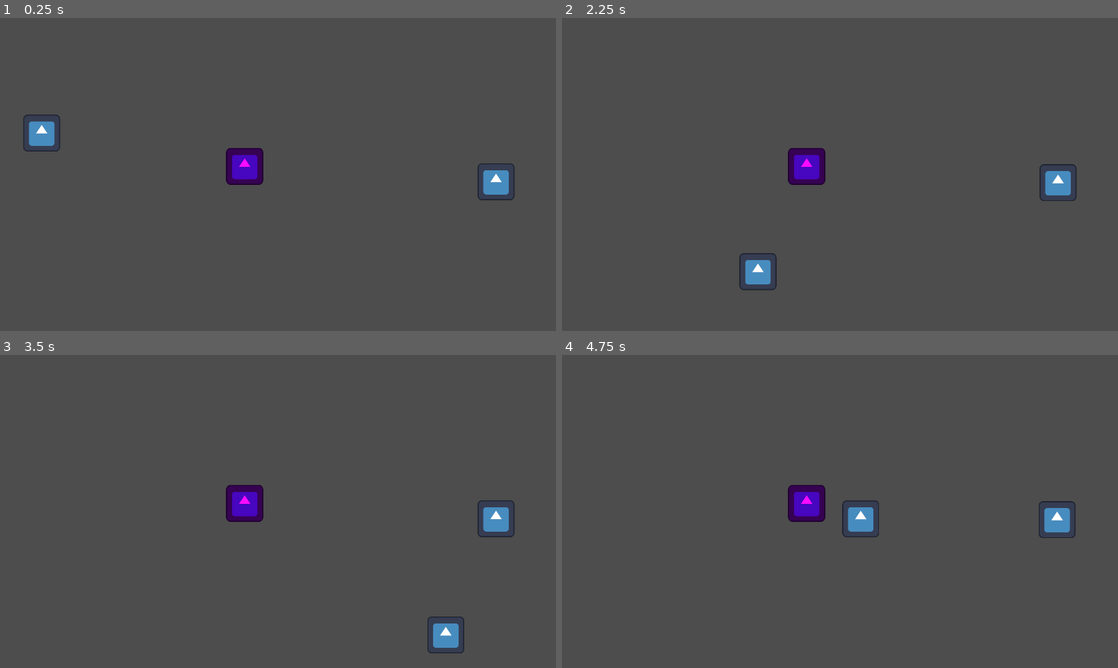
Above: before the commit, frames 1-4 (two rows, left to right).
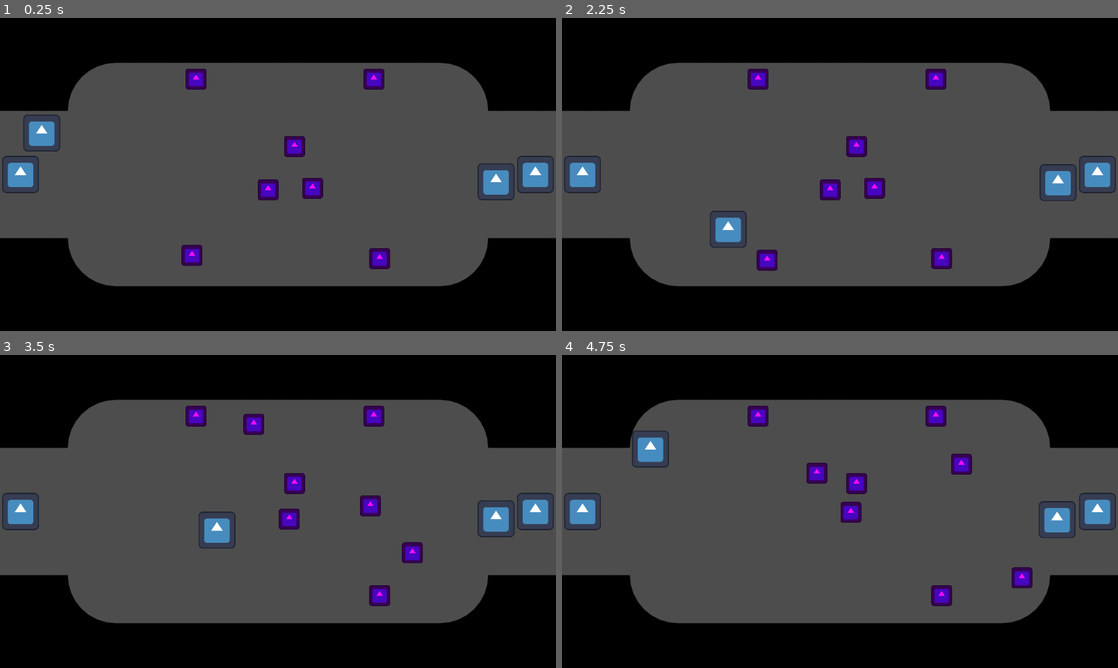
Above: after the commit, the same moments.

Repository: corpusCallosotomy/BubbleBowl
Game: Godot game, scene res://scenes/screens/arena/arena.tscn
The game is run twice, just before and just after one commit, with the same random seed, the same clock (stepped at 60 frames per second) and the same inputs. Before the commit the project has no main scene; this scene is started directly in both runs. The engine's default icon, where the game draws it, is replaced by a stand-in: a white triangle on a blue panel in a dark square.
Inputs:
- Up to frame 1 (0.25 s): no input
- Up to frame 2 (2.25 s): tap Enter at 0.5 s; hold D (P1_right) 0.53-1.28 s; tap Down (P2_down) at 0.6 s; hold S (P1_down) 1.28-2.03 s; tap Left (P2_left) at 1.35 s; hold D (P1_right) from 2.03 s (still down); tap Right (P2_right) at 2.1 s
- Up to frame 3 (3.5 s): release D (P1_right) at 2.78 s; hold W (P1_up) from 2.78 s (still down); tap Up (P2_up) at 2.85 s
- Up to frame 4 (4.75 s): release W (P1_up) at 3.53 s; hold A (P1_left) from 3.53 s (still down); tap Down (P2_down) at 3.6 s; tap Left (P2_left) at 4.35 s

The runs differ from the first frame. In frame 1, 41% of the frame differs, in the area x 0-100%, y 0-100%; in frame 2, 42%; in frame 3, 42%; in frame 4, 42%.

Commit message:
major updates

Diff:
--- a/project.godot
+++ b/project.godot
@@ -11,8 +11,13 @@
 [application]
 
 config/name="BubbleBowl"
-config/features=PackedStringArray("4.2", "Forward Plus")
+run/main_scene="res://scenes/screens/arena/arena.tscn"
+config/features=PackedStringArray("4.3", "Forward Plus")
 config/icon="res://icon.svg"
+
+[autoload]
+
+MatchData="*res://scenes/matchData.tscn"
 
 [display]
 
@@ -37,41 +42,41 @@
 
 P1_up={
 "deadzone": 0.5,
-"events": [Object(InputEventKey,"resource_local_to_scene":fa …(172 unchanged characters)… eycode":87,"key_label":0,"unicode":119,"echo":false,"script":null)
+"events": [Object(InputEventKey,"resource_local_to_scene":fa …(172 unchanged characters)… eycode":87,"key_label":0,"unicode":119,"location":0,"echo":false,"script":null)
 ]
 }
 P1_down={
 "deadzone": 0.5,
-"events": [Object(InputEventKey,"resource_local_to_scene":fa …(172 unchanged characters)… eycode":83,"key_label":0,"unicode":115,"echo":false,"script":null)
+"events": [Object(InputEventKey,"resource_local_to_scene":fa …(172 unchanged characters)… eycode":83,"key_label":0,"unicode":115,"location":0,"echo":false,"script":null)
 ]
 }
 P1_left={
 "deadzone": 0.5,
-"events": [Object(InputEventKey,"resource_local_to_scene":fa …(171 unchanged characters)… keycode":65,"key_label":0,"unicode":97,"echo":false,"script":null)
+"events": [Object(InputEventKey,"resource_local_to_scene":fa …(171 unchanged characters)… keycode":65,"key_label":0,"unicode":97,"location":0,"echo":false,"script":null)
 ]
 }
 P1_right={
 "deadzone": 0.5,
-"events": [Object(InputEventKey,"resource_local_to_scene":fa …(172 unchanged characters)… eycode":68,"key_label":0,"unicode":100,"echo":false,"script":null)
+"events": [Object(InputEventKey,"resource_local_to_scene":fa …(172 unchanged characters)… eycode":68,"key_label":0,"unicode":100,"location":0,"echo":false,"script":null)
 ]
 }
 P2_up={
 "deadzone": 0.5,
-"events": [Object(InputEventKey,"resource_local_to_scene":fa …(175 unchanged characters)… ode":4194320,"key_label":0,"unicode":0,"echo":false,"script":null)
+"events": [Object(InputEventKey,"resource_local_to_scene":fa …(175 unchanged characters)… ode":4194320,"key_label":0,"unicode":0,"location":0,"echo":false,"script":null)
 ]
 }
 P2_down={
 "deadzone": 0.5,
-"events": [Object(InputEventKey,"resource_local_to_scene":fa …(175 unchanged characters)… ode":4194322,"key_label":0,"unicode":0,"echo":false,"script":null)
+"events": [Object(InputEventKey,"resource_local_to_scene":fa …(175 unchanged characters)… ode":4194322,"key_label":0,"unicode":0,"location":0,"echo":false,"script":null)
 ]
 }
 P2_left={
 "deadzone": 0.5,
-"events": [Object(InputEventKey,"resource_local_to_scene":fa …(175 unchanged characters)… ode":4194319,"key_label":0,"unicode":0,"echo":false,"script":null)
+"events": [Object(InputEventKey,"resource_local_to_scene":fa …(175 unchanged characters)… ode":4194319,"key_label":0,"unicode":0,"location":0,"echo":false,"script":null)
 ]
 }
 P2_right={
 "deadzone": 0.5,
-"events": [Object(InputEventKey,"resource_local_to_scene":fa …(175 unchanged characters)… ode":4194321,"key_label":0,"unicode":0,"echo":false,"script":null)
+"events": [Object(InputEventKey,"resource_local_to_scene":fa …(175 unchanged characters)… ode":4194321,"key_label":0,"unicode":0,"location":0,"echo":false,"script":null)
 ]
 }
--- a/scenes/bubbles/Bubble.gd
+++ b/scenes/bubbles/Bubble.gd
@@ -1,12 +1,18 @@
 extends RigidBody2D
 
 @export var collisionShape: CollisionShape2D
-
+#@export var bounceForce: float = 10.0
 # Called when the node enters the scene tree for the first time.
 func _ready():
 	pass # Replace with function body.
 
 
 # Called every frame. 'delta' is the elapsed time since the previous frame.
-func _process(delta):
+func _process(_delta):
 	pass
+
+
+func _on_body_entered(body):
+	if body.is_in_group("Bubble") or body.is_in_group("Environment"):
+		#apply_central_impulse(body.get_normal()*bounceForce)
+		pass
--- a/scenes/bubbles/Bubble.tscn
+++ b/scenes/bubbles/Bubble.tscn
@@ -1,12 +1,17 @@
-[gd_scene load_steps=4 format=3 uid="uid://ckhissng2jj1m"]
+[gd_scene load_steps=5 format=3 uid="uid://ckhissng2jj1m"]
 
 [ext_resource type="Script" path="res://scenes/bubbles/Bubble.gd" id="1_3sle1"]
 [ext_resource type="Texture2D" uid="uid://blqc01j3w6hci" path="res://icon.svg" id="1_7tx5q"]
 
+[sub_resource type="PhysicsMaterial" id="PhysicsMaterial_j8tdy"]
+friction = 0.2
+bounce = 0.7
+
 [sub_resource type="CircleShape2D" id="CircleShape2D_rp0vr"]
-radius = 65.3758
+radius = 42.0119
 
-[node name="Bubble" type="RigidBody2D" node_paths=PackedStringArray("collisionShape")]
+[node name="Bubble" type="RigidBody2D" node_paths=PackedStringArray("collisionShape") groups=["Bubble"]]
+physics_material_override = SubResource("PhysicsMaterial_j8tdy")
 gravity_scale = 0.0
 lock_rotation = true
 linear_damp = 0.5
@@ -15,7 +20,10 @@
 
 [node name="Icon" type="Sprite2D" parent="."]
 modulate = Color(1, 0.0431373, 1, 1)
+scale = Vector2(0.5625, 0.5625)
 texture = ExtResource("1_7tx5q")
 
 [node name="CollisionShape2D" type="CollisionShape2D" parent="."]
 shape = SubResource("CircleShape2D_rp0vr")
+
+[connection signal="body_entered" from="." to="." method="_on_body_entered"]
--- /dev/null
+++ b/scenes/matchData.tscn
@@ -0,0 +1,6 @@
+[gd_scene load_steps=2 format=3 uid="uid://c3c0apxl83kc7"]
+
+[ext_resource type="Script" path="res://scenes/match_data.gd" id="1_2wryu"]
+
+[node name="MatchData" type="Node"]
+script = ExtResource("1_2wryu")
--- /dev/null
+++ b/scenes/match_data.gd
@@ -0,0 +1,15 @@
+extends Node
+
+var spawnRate: float = 3.0
+
+var score_p1: int = 0
+var score_p2: int = 0
+
+# Called when the node enters the scene tree for the first time.
+func _ready():
+	pass # Replace with function body.
+
+
+# Called every frame. 'delta' is the elapsed time since the previous frame.
+func _process(_delta):
+	pass
--- a/scenes/player/Player.gd
+++ b/scenes/player/Player.gd
@@ -2,9 +2,9 @@
 
 @export var isPlayer1: bool = true
 @export var pushForce: float = 800.0
-@export var knockbackForce: float = 420.0
+@export var knockbackForce: float = 1.2
 const SPEED: float = 30.0
-const MAXSPEED: float = 90.0
+const MAXSPEED: float = 1000.0
 const ACCELERATION: float = 1000.0
 const DECELERATION: float = 1000.0
 
@@ -12,9 +12,12 @@
 
 func _physics_process(delta):
 	var collision_info = move_and_collide(velocity * delta)
-	if collision_info and !collision_info.is_in_group("Player"):
-		velocity += velocity.bounce(collision_info.get_normal().normalized()*knockbackForce)
-		collision_info.get_collider().apply_central_impulse(-collision_info.get_normal()*pushForce)
+	if collision_info:
+		velocity += velocity.bounce(collision_info.get_normal().normalized()) * knockbackForce
+		if !collision_info.get_collider().is_in_group("Player") and !collision_info.get_collider().is_in_group("Environment"):
+
+			collision_info.get_collider().apply_central_impulse(-collision_info.get_normal()*pushForce)
+			#print(collision_info.get_collider())
 
 	var direction: Vector2 = Vector2.ZERO
 	if isPlayer1:
@@ -23,11 +26,14 @@
 		direction = Input.get_vector("P2_left", "P2_right", "P2_up", "P2_down")
 	velocity += direction * SPEED
 
+
 	#for collisionAmount in get_slide_collision_count():
 		#var collision = get_slide_collision(collisionAmount)
 		#if collision.get_collider() is RigidBody2D:
 			#collision.get_collider().apply_central_impulse(-collision.get_normal()*pushForce)
 
+	velocity = velocity.limit_length(MAXSPEED)
+
 	velocity = velocity.move_toward(Vector2.ZERO, DECELERATION * delta)
 
 	#move_and_slide()
--- a/scenes/player/Player.tscn
+++ b/scenes/player/Player.tscn
@@ -6,7 +6,7 @@
 [sub_resource type="CircleShape2D" id="CircleShape2D_rtdev"]
 radius = 70.2567
 
-[node name="Player" type="CharacterBody2D"]
+[node name="Player" type="CharacterBody2D" groups=["Player"]]
 motion_mode = 1
 script = ExtResource("1_dks8x")
 
--- a/scenes/screens/arena/arena.tscn
+++ b/scenes/screens/arena/arena.tscn
@@ -1,7 +1,13 @@
-[gd_scene load_steps=3 format=3 uid="uid://pbnhy6mm8f56"]
+[gd_scene load_steps=7 format=3 uid="uid://pbnhy6mm8f56"]
 
 [ext_resource type="PackedScene" uid="uid://cmkpgtxmycs8j" path="res://scenes/player/Player.tscn" id="1_etxjp"]
 [ext_resource type="PackedScene" uid="uid://ckhissng2jj1m" path="res://scenes/bubbles/Bubble.tscn" id="2_rqac2"]
+[ext_resource type="PackedScene" uid="uid://b3fh5sgpguw6g" path="res://scenes/screens/arena/goal.tscn" id="2_v7y4l"]
+[ext_resource type="Texture2D" uid="uid://b8hixirqnrfff" path="res://scenes/screens/arena/fieldmap.png" id="3_khlq0"]
+[ext_resource type="Script" path="res://scenes/screens/arena/bubble_spawner.gd" id="5_k3v74"]
+
+[sub_resource type="CircleShape2D" id="CircleShape2D_w3glh"]
+radius = 51.4781
 
 [node name="Node2D" type="Node2D"]
 
@@ -15,5 +21,52 @@
 position = Vector2(1713, 565)
 isPlayer1 = false
 
+[node name="Goal" parent="." instance=ExtResource("2_v7y4l")]
+position = Vector2(71, 540)
+
+[node name="Goal2" parent="." instance=ExtResource("2_v7y4l")]
+position = Vector2(1849, 540)
+isPlayer1Goal = false
+
+[node name="BubbleSpawner" type="Area2D" parent="."]
+position = Vector2(1010, 492)
+monitorable = false
+script = ExtResource("5_k3v74")
+
+[node name="CollisionShape2D" type="CollisionShape2D" parent="BubbleSpawner"]
+shape = SubResource("CircleShape2D_w3glh")
+
+[node name="Fieldmap" type="Sprite2D" parent="."]
+texture = ExtResource("3_khlq0")
+centered = false
+
+[node name="fieldceiling" type="StaticBody2D" parent="." groups=["Environment"]]
+
+[node name="CollisionPolygon2D" type="CollisionPolygon2D" parent="fieldceiling"]
+polygon = PackedVector2Array(1917, 0, 0.1, 0, 0, 0.7, 0, 318.5, 3, 320.9, 3, 323, 230, 322, 234.7, 322, 240, 292.2, 240, 286.4, 249, 260.3, 249, 257.4, 265, 229.5, 265, 227.7, 284, 206.8, 284, 204.9, 311, 184, 311, 183.2, 337, 170.2, 337, 169.4, 369, 160.5, 369, 159.8, 399, 157.9, 399, 157, 1534, 159, 1543.7, 159, 1584.7, 171, 1586.5, 171, 1611.4, 186, 1613.3, 186, 1636.3, 206, 1637, 206, 1655, 229, 1655.8, 229, 1670.8, 259, 1671.5, 259, 1679.5, 288, 1680.2, 288, 1682, 303.2, 1682, 313.5, 1685, 319.5, 1685, 321.4, 1689.7, 323, 1916, 323, 1920, 318, 1920, 2.4)
+
+[node name="fieldfloor" type="StaticBody2D" parent="." groups=["Environment"]]
+
+[node name="CollisionPolygon2D2" type="CollisionPolygon2D" parent="fieldfloor"]
+polygon = PackedVector2Array(1917, 759, 1917, 757, 1690, 758, 1685.3, 758, 1680, 787.8, 1680, 793.5, 1671, 819.7, 1671, 822.5, 1655, 850.5, 1655, 852.2, 1636, 873.2, 1636, 875, 1611, 895, 1611, 895.7, 1583, 909.8, 1583, 910.5, 1551, 919.5, 1551, 920.1, 1522, 922.1, 1522, 922.9, 386, 921, 376.3, 921, 335.3, 909, 333.5, 909, 309.5, 895, 307.7, 895, 282.8, 873, 282, 873, 263, 848, 262.3, 848, 249.3, 821, 248.5, 821, 240.5, 792, 239.7, 792, 235, 760.7, 235, 758, 3, 757, 3, 758, 0.4, 758, 0, 759.7, 0, 1077.5, 3, 1079.9, 1917.6, 1080, 1920, 1077, 1920, 761.4)
+
 [node name="Bubble" parent="." instance=ExtResource("2_rqac2")]
-position = Vector2(845, 512)
+position = Vector2(677, 211)
+
+[node name="Bubble2" parent="." instance=ExtResource("2_rqac2")]
+position = Vector2(1291, 211)
+
+[node name="Bubble3" parent="." instance=ExtResource("2_rqac2")]
+position = Vector2(663, 819)
+
+[node name="Bubble4" parent="." instance=ExtResource("2_rqac2")]
+position = Vector2(1311, 830)
+
+[node name="Bubble5" parent="." instance=ExtResource("2_rqac2")]
+position = Vector2(1079, 587)
+
+[node name="Bubble6" parent="." instance=ExtResource("2_rqac2")]
+position = Vector2(1017, 443)
+
+[node name="Bubble7" parent="." instance=ExtResource("2_rqac2")]
+position = Vector2(926, 593)
--- /dev/null
+++ b/scenes/screens/arena/bubble_spawner.gd
@@ -0,0 +1,39 @@
+extends Area2D
+
+var rng = RandomNumberGenerator.new()
+var bubbleScene = preload("res://scenes/bubbles/Bubble.tscn")
+var bubbleCount: int = 0
+
+# Called when the node enters the scene tree for the first time.
+func _ready():
+	spawnLoop()
+
+
+# Called every frame. 'delta' is the elapsed time since the previous frame.
+func _process(_delta):
+	pass
+
+func spawnBubble():
+	#print("TRYPOS LOOP EXITED")
+	var bubbleInstance = bubbleScene.instantiate()
+	add_sibling.call_deferred(bubbleInstance)
+	bubbleInstance.position=self.position
+	#print(bubbleInstance.global_position)
+	bubbleCount+=1
+
+func tryPosition():
+	var spawnX = rng.randf_range(677.0, 1312.0)
+	var spawnY = rng.randf_range(211.0, 830.0)
+	self.position=Vector2(spawnX, spawnY)
+	#while self.has_overlapping_bodies()==true:
+		#print("BAD POSITION")
+		#spawnX = rng.randf_range(677.0, 1312.0)
+		#spawnY = rng.randf_range(211.0, 830.0)
+		#self.position=Vector2(spawnX, spawnY)
+
+	spawnBubble()
+
+func spawnLoop():
+	while bubbleCount<25:
+		await get_tree().create_timer(MatchData.spawnRate).timeout
+		tryPosition()
--- /dev/null
+++ b/scenes/screens/arena/goal.gd
@@ -0,0 +1,23 @@
+extends Area2D
+
+@export var isPlayer1Goal: bool = true
+
+# Called when the node enters the scene tree for the first time.
+func _ready():
+	if !isPlayer1Goal:
+		$GoalSprite.scale.x=-1
+
+
+# Called every frame. 'delta' is the elapsed time since the previous frame.
+func _process(_delta):
+	pass
+
+
+func _on_body_entered(body):
+	print(body)
+	if body.is_in_group("Bubble"):
+		body.queue_free()
+		if isPlayer1Goal:
+			MatchData.score_p1+=1
+		else:
+			MatchData.score_p2+=1
--- /dev/null
+++ b/scenes/screens/arena/goal.tscn
@@ -0,0 +1,19 @@
+[gd_scene load_steps=4 format=3 uid="uid://b3fh5sgpguw6g"]
+
+[ext_resource type="Script" path="res://scenes/screens/arena/goal.gd" id="1_vju06"]
+[ext_resource type="Texture2D" uid="uid://blqc01j3w6hci" path="res://icon.svg" id="2_kae55"]
+
+[sub_resource type="RectangleShape2D" id="RectangleShape2D_b0n5s"]
+size = Vector2(138, 454)
+
+[node name="Goal" type="Area2D"]
+position = Vector2(107, 540)
+script = ExtResource("1_vju06")
+
+[node name="CollisionShape2D" type="CollisionShape2D" parent="."]
+shape = SubResource("RectangleShape2D_b0n5s")
+
+[node name="GoalSprite" type="Sprite2D" parent="."]
+texture = ExtResource("2_kae55")
+
+[connection signal="body_entered" from="." to="." method="_on_body_entered"]
Binary file added: scenes/screens/arena/fieldmap.png
Not shown, added: scenes/screens/arena/fieldmap.png.import
